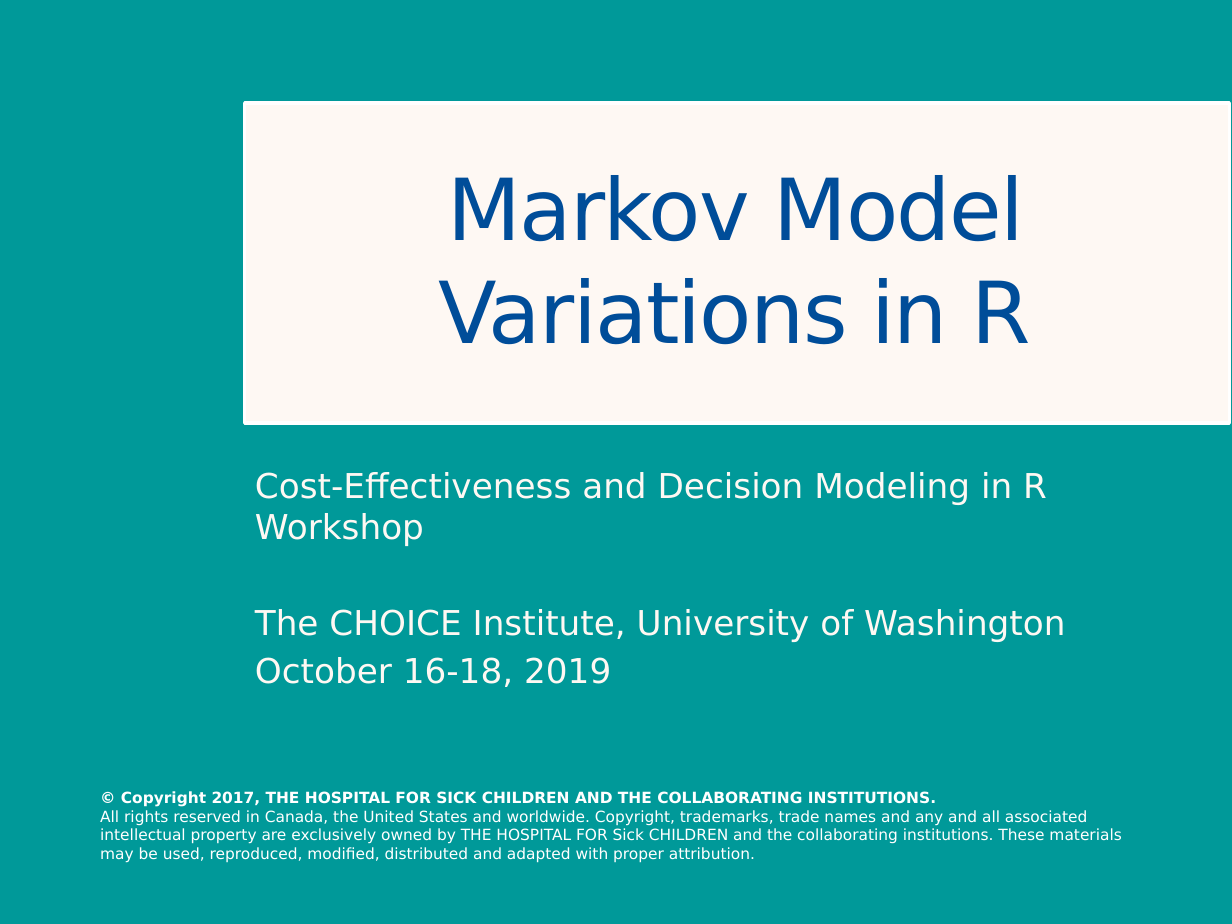
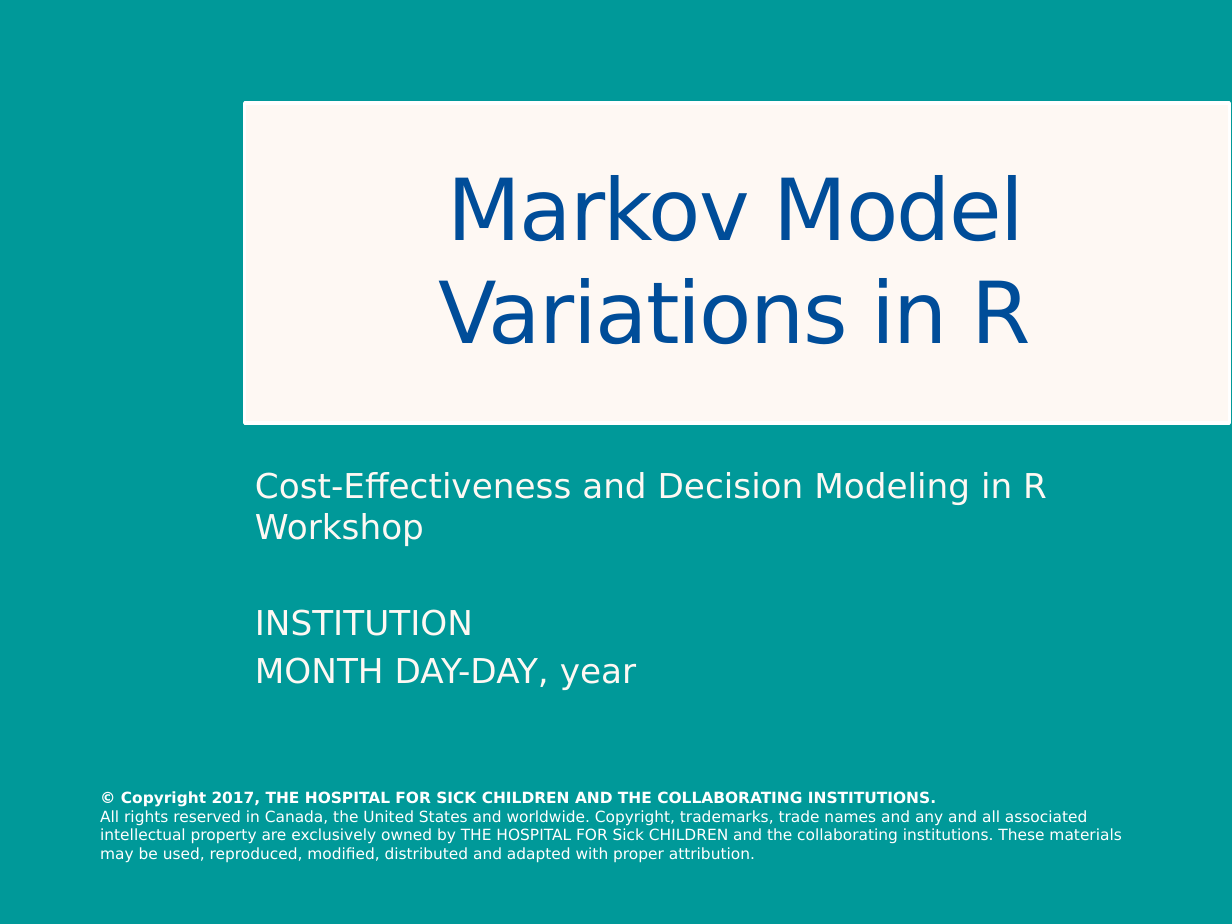
Before and after one commit to DARTH-git/Course-Modularization, a slide deck: slide 1 of Markov models/Slides/Markov Model Variants.pptx. Drawn at 1232x924 pixels with LibreOffice and Linux fonts; fonts in the diff are those of the drawing. Boxes give left, top, right and bottom in pixels: in the first picture for what was removed or moved away, otherwise in the second. Text is boxed around its words. In the diff, an @@ line names an element or a change of style, - is before the commit and + after.

```diff
--- a/Markov models/Slides/Markov Model Variants.pptx
+++ b/Markov models/Slides/Markov Model Variants.pptx
@@ subtitle at (255, 609, 636, 690): text changed @@
-The CHOICE Institute, University of Washington
-October 16-18, 2019
+INSTITUTION
+MONTH DAY-DAY, year
```
Also in this commit, not shown: 8 other files.
